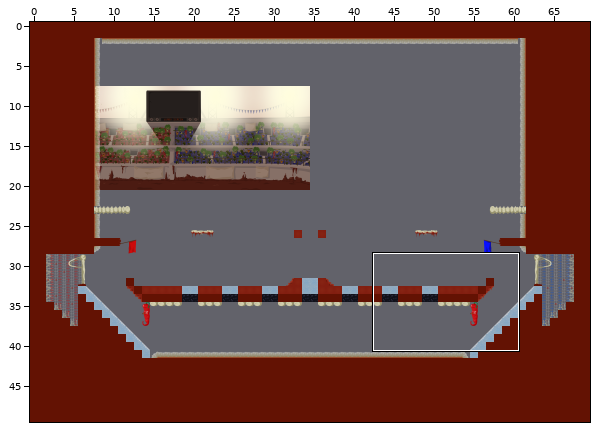
Two versions of a level (Tiled map, data/assets/Maps/The_Match.tmx). The first picture is a wide view before the edit; the outline marks the close-up.
Close-up. First the earlier version:
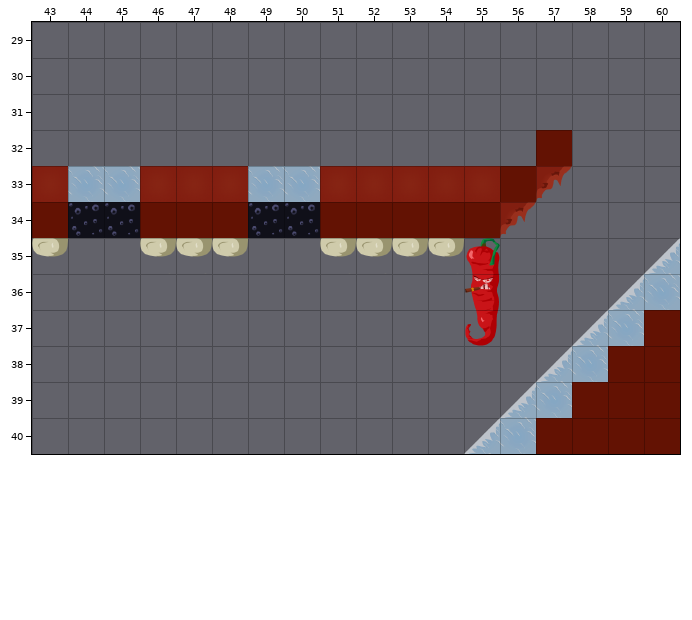
Cells are 64x64 px. Shown: x 43..60, y 29..40. The commit also changed other parts of the map, which this record leaves out.
Now the later version:
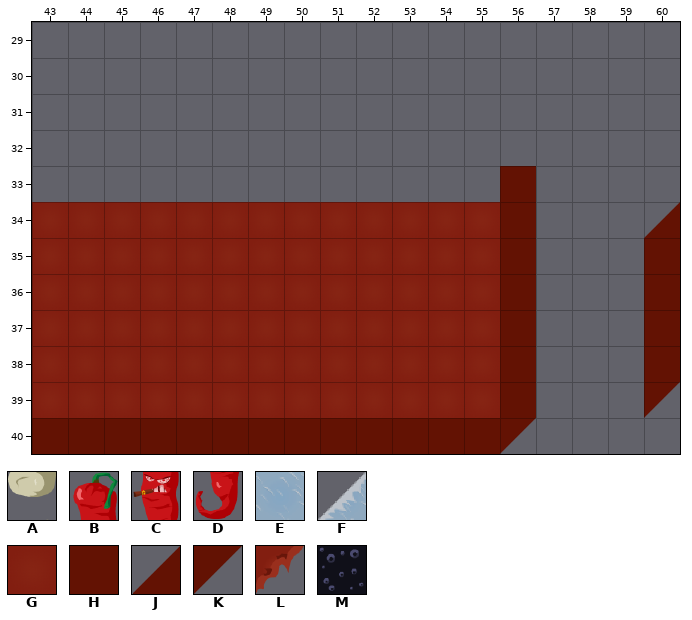
Key: from "BoneEnds": A 4 "Edge"; from "Chilli": B 0 "Edge", C 2 "Line", D 6 "Edge"; from "Ice": E 0 "Block"; from "IceSlopes": F 4; from "MeatEdible": G 0 "Block"; from "MeatNonEdible": H 0 "NonEdible"; from "MeatNonEdibleSlopes": J 1, K 3; from "MeatSlopes": L 12; from "Tar": M 0 "Block".
_ is an empty cell, . an unchanged one.
See-through tiles are keyed as they look on the map.
Difference:
--- layer "Level"
@@ x 43..60 @@
-32 ..............H...
-33 GEEGGGEEGGGGG.L...
-34 HMMHHHMMHHHHHL..._
-35 A__AAA__AAAAB_...F
-36 ____________C_..FE
-37 ____________D_.FE.
-38 ______________FEH.
-39 _____________FEHHH
-40 ____________FEHHHH
+32 .............._...
+33 _____________._...
+34 GGGGGGGGGGGGGH...J
+35 GGGGGGGGGGGGGH...H
+36 GGGGGGGGGGGGGH.._H
+37 GGGGGGGGGGGGGH.__.
+38 GGGGGGGGGGGGGH___.
+39 GGGGGGGGGGGGGH___K
+40 HHHHHHHHHHHHHK____
